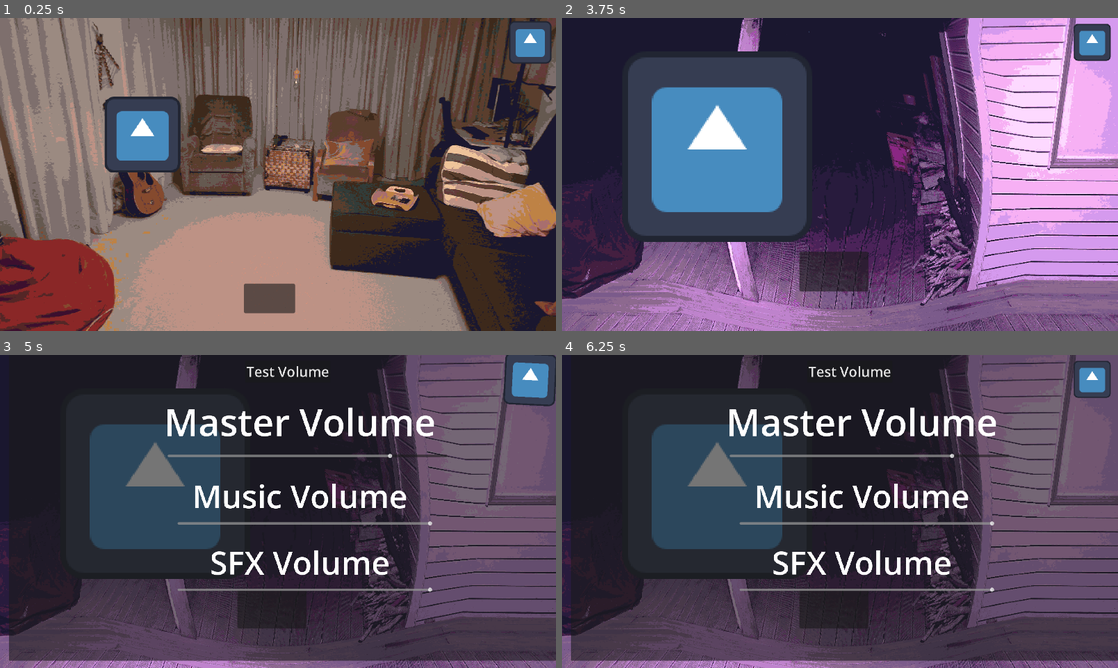
Above: before the commit, frames 1-4 (two rows, left to right).
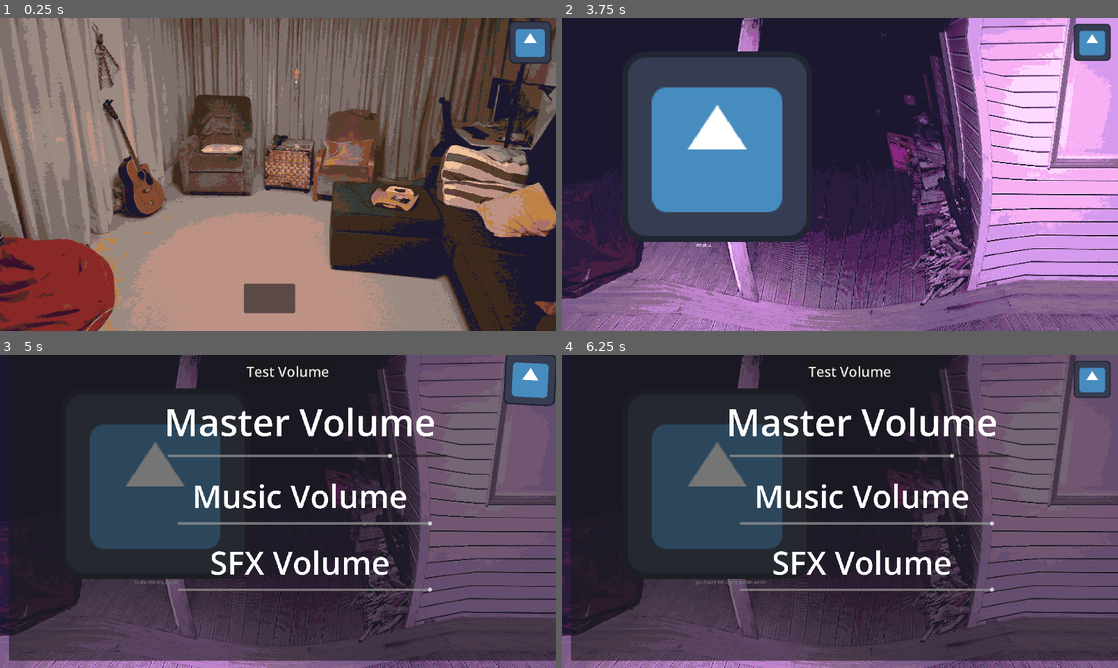
Above: after the commit, the same moments.

Repository: howarja/Vampire-Game
Game: Godot game, scene res://startScene.tscn
Same seed, same stepped clock (60 frames per second), same inputs: the game is played once before the commit and once after it. This scene is started directly instead of the project's main scene. The engine's default icon, where the game draws it, is replaced by a stand-in: a white triangle on a blue panel in a dark square.
Inputs (mouse positions are in pixels of both pictures, inside the frame that each line leads up to):
- Up to frame 1 (0.25 s): no input
- Up to frame 2 (3.75 s): click (1090, 43) at 0.5 s; click (828, 299) at 1.25 s; click (828, 299) at 2 s; click (1090, 43) at 2.75 s; click (828, 299) at 3.5 s
- Up to frame 3 (5 s): click (528, 380) at 4.25 s
- Up to frame 4 (6.25 s): click "Test Volume" at 5 s; move the mouse to (962, 495) at 5.77 s; press the mouse at (962, 495) at 5.78 s

The runs differ from the first frame. In frame 1, 3.3% of the frame differs, in the area x 18-33%, y 25-50%; in frame 2, 1.5%; in frame 3, 0.4%; in frame 4, 0.4%.

Commit message:
guests can be accepted/declined

Diff:
--- a/character_manager.gd
+++ b/character_manager.gd
@@ -14,3 +14,9 @@
 		return newCharacter;
 	else:
 		return null;
+
+func acceptCharacter(newCharacter: character) -> void:
+	acceptedCharacters.append(newCharacter);
+
+func isActiveCharacter(check: character):
+	return acceptedCharacters.has(check);
--- /dev/null
+++ b/doorway_manager.gd
@@ -0,0 +1,68 @@
+extends Control
+class_name doorwayManager;
+
+@export var text: textGiver;
+var lines: Array[String] = [];
+var currentLine: int = 0;
+
+@export var acceptButton: Button;
+@export var declineButton: Button;
+
+var currentCharacter: character;
+
+var holdingInput: bool = false;
+var canInput: bool = true;
+var inConversation: bool = false;
+
+func _ready() -> void:
+	Globals.doorway = self;
+	canQuestion(false)
+
+	acceptButton.pressed.connect(acceptGuest);
+	declineButton.pressed.connect(exitConversation);
+
+func newLine():
+	if currentLine<lines.size():
+		text.triggerDialogue(lines[currentLine], renableInput);
+		currentLine+=1;
+		canInput = false;
+		canQuestion(false);
+	else:
+		canQuestion(true);
+
+func _process(delta: float) -> void:
+	if !inConversation:
+		return;
+
+	var isInputing = Input.is_anything_pressed();
+	if isInputing && !holdingInput && canInput:
+		newLine();
+	holdingInput = isInputing;
+
+func renableInput():
+	canInput = true;
+
+func canQuestion(enabled: bool):
+	acceptButton.visible = enabled;
+	declineButton.visible = enabled;
+
+func loadCharacter(newCharacter: character):
+	currentCharacter = newCharacter;
+	beginLine(currentCharacter.introDialaogue);
+
+func beginLine(newLines: Array[String]):
+	lines = newLines;
+	currentLine = 0;
+	inConversation = true;
+	newLine();
+
+func exitConversation():
+	inConversation = false;
+	canQuestion(false);
+	lines = [];
+	text.disable();
+	Globals.player.currentArea.showButtons();
+
+func acceptGuest():
+	Globals.characters.acceptCharacter(currentCharacter);
+	exitConversation();
--- a/peep_hole.gd
+++ b/peep_hole.gd
@@ -5,10 +5,10 @@
 
 func newGuest():
 	currentCharacter = Globals.characters.getCharacter();
-	print("Work");
 	if currentCharacter != null:
 		characterSprite.texture = currentCharacter.sprite;
+		Globals.doorway.loadCharacter(currentCharacter);
+		hideButtons();
 
 func onEntered():
-	print("Work1");
 	newGuest();
--- a/room.gd
+++ b/room.gd
@@ -1,5 +1,4 @@
 extends Area
 
 func onEntered():
-	print("working why");
 	pass;
--- a/scripts/globals.gd
+++ b/scripts/globals.gd
@@ -2,4 +2,5 @@
 
 var player: playerManager;
 var conversation: conversationManager;
+var doorway: doorwayManager;
 var characters: characterManager;
--- a/scripts/interactable_character.gd
+++ b/scripts/interactable_character.gd
@@ -9,6 +9,7 @@
 func _ready() -> void:
 	mouse_entered.connect(mouseOver);
 	mouse_exited.connect(mouseExit)
+	update();
 
 func _input(event: InputEvent) -> void:
 	if (event.is_action_pressed("Primary") && clickable):
@@ -25,7 +26,10 @@
 
 func update():
 	# add if alive
-	sprite.visible = true;
+	sprite.visible = false;
+	if currentCharacter != null:
+		if Globals.characters.isActiveCharacter(currentCharacter):
+			sprite.visible = true;
 
 func mouseOver() -> void:
 	if Globals.conversation.canStartConversation() && sprite.visible:
--- a/startScene.tscn
+++ b/startScene.tscn
@@ -14,6 +14,7 @@
 [ext_resource type="Shader" uid="uid://bcfj11konudyk" path="res://fisheye.gdshader" id="8_2l27o"]
 [ext_resource type="Script" uid="uid://dp7tlannev5hr" path="res://room.gd" id="8_f32hw"]
 [ext_resource type="Script" uid="uid://bcpjncrq7w8e3" path="res://peep_hole.gd" id="9_tjtsx"]
+[ext_resource type="Script" uid="uid://syofd8amwhw8" path="res://doorway_manager.gd" id="12_8yb6a"]
 [ext_resource type="Script" uid="uid://dep647b6vlno6" path="res://character_manager.gd" id="14_jsjc1"]
 [ext_resource type="Script" uid="uid://byskr8hlcn2vi" path="res://Scripts/character.gd" id="15_tjtsx"]
 
@@ -27,6 +28,14 @@
 shader_parameter/radius = 0.1499999966472
 
 [node name="Node2D" type="Node2D" unique_id=2079086675]
+
+[node name="PlayerManager" type="Node2D" parent="." unique_id=374783410 node_paths=PackedStringArray("currentArea")]
+script = ExtResource("5_qlfe6")
+currentArea = NodePath("../CanvasLayer/Lounge")
+
+[node name="CharacterManager" type="Node2D" parent="." unique_id=779009452]
+script = ExtResource("14_jsjc1")
+unEncounteredCharacters = Array[ExtResource("15_tjtsx")]([ExtResource("2_1ljrl")])
 
 [node name="CanvasLayer" type="CanvasLayer" parent="." unique_id=982724521]
 
@@ -107,6 +116,35 @@
 buttonContainer = NodePath("../QuestionOptions")
 exitButton = NodePath("../QuestionOptions/ExitDialogueButton")
 
+[node name="DoorwayManager" type="Control" parent="CanvasLayer" unique_id=1390457711 node_paths=PackedStringArray("text", "acceptButton", "declineButton")]
+layout_mode = 3
+anchors_preset = 0
+offset_right = 40.0
+offset_bottom = 40.0
+mouse_filter = 2
+script = ExtResource("12_8yb6a")
+text = NodePath("../TextGiver")
+acceptButton = NodePath("AcceptButton")
+declineButton = NodePath("DeclineButton")
+
+[node name="AcceptButton" type="Button" parent="CanvasLayer/DoorwayManager" unique_id=704149682]
+visible = false
+layout_mode = 0
+offset_left = 654.0
+offset_top = 83.0
+offset_right = 1156.0
+offset_bottom = 259.0
+text = "accept guest"
+
+[node name="DeclineButton" type="Button" parent="CanvasLayer/DoorwayManager" unique_id=623162512]
+visible = false
+layout_mode = 0
+offset_left = 676.0
+offset_top = 301.0
+offset_right = 1153.0
+offset_bottom = 423.0
+text = "decline guest"
+
 [node name="TextGiver" type="Control" parent="CanvasLayer" unique_id=1438650801 node_paths=PackedStringArray("text")]
 layout_mode = 3
 anchors_preset = 0
@@ -155,11 +193,3 @@
 texture = ExtResource("4_qlfe6")
 vframes = 3
 frame = 2
-
-[node name="PlayerManager" type="Node2D" parent="." unique_id=374783410 node_paths=PackedStringArray("currentArea")]
-script = ExtResource("5_qlfe6")
-currentArea = NodePath("../CanvasLayer/Lounge")
-
-[node name="CharacterManager" type="Node2D" parent="." unique_id=779009452]
-script = ExtResource("14_jsjc1")
-unEncounteredCharacters = Array[ExtResource("15_tjtsx")]([ExtResource("2_1ljrl")])
Not shown, added: doorway_manager.gd.uid
